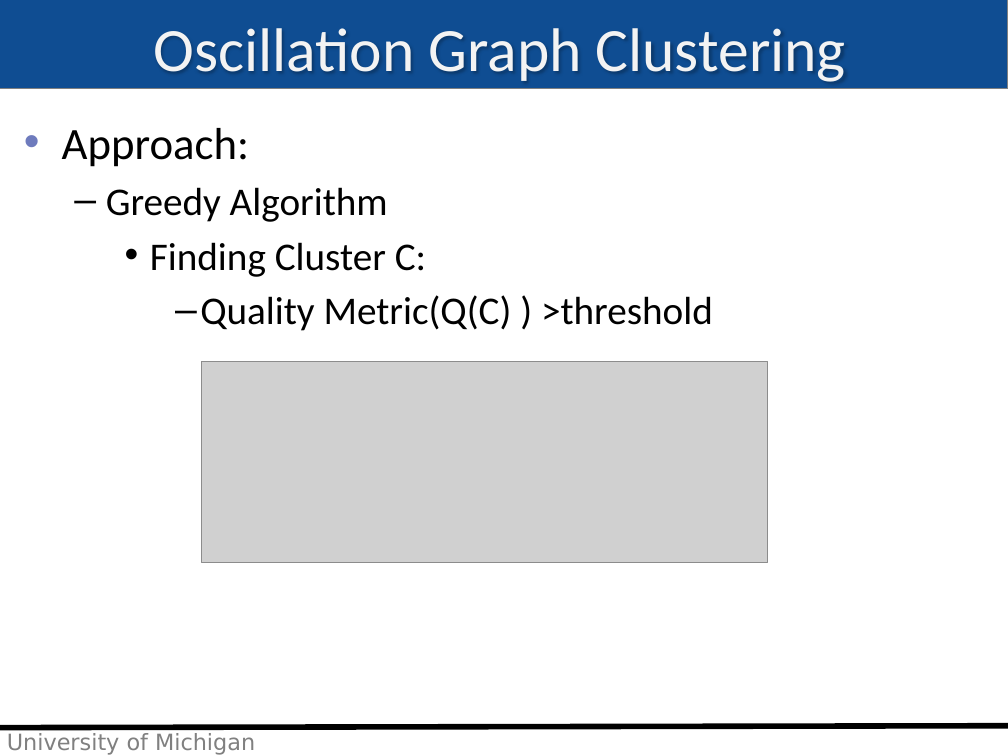
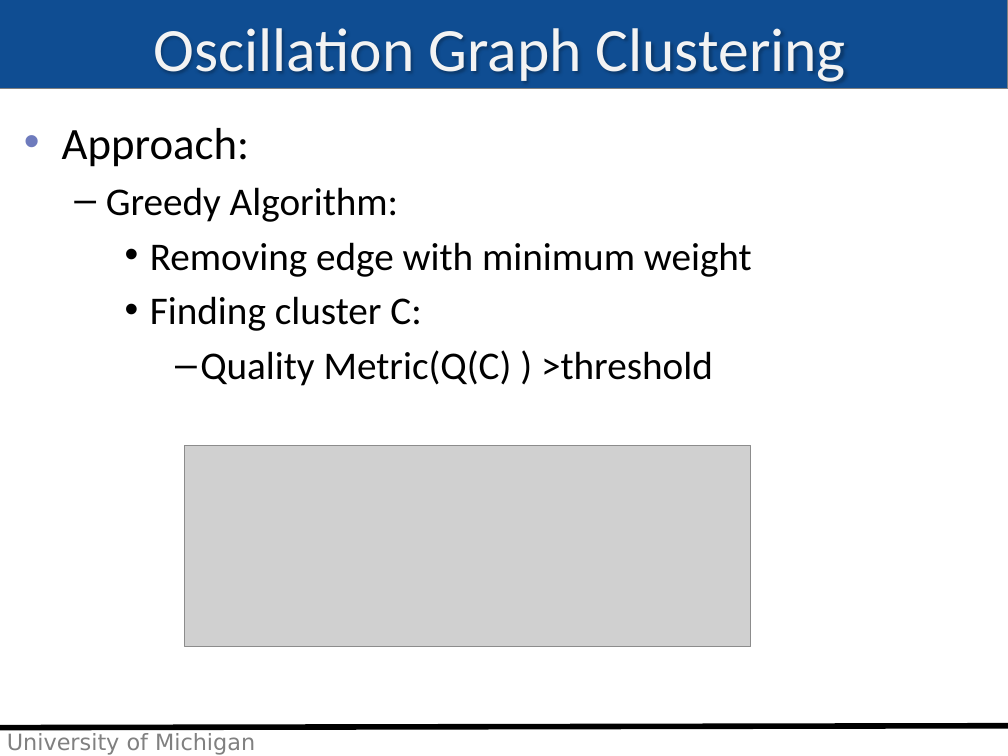
Before and after one commit to imehrdad2012/EECS589, a slide deck: slide 9 of Presentation/moradi_class19.pptx. Drawn at 1008x756 pixels with LibreOffice and Linux fonts; fonts in the diff are those of the drawing; grey boxes stand for pictures; background and template pictures are left out. Boxes give left, top, right and bottom in pixels: in the first picture for what was removed or moved away, otherwise in the second. Text is boxed around its words. In the diff, an @@ line names an element or a change of style, - is before the commit and + after.

```diff
--- a/Presentation/moradi_class19.pptx
+++ b/Presentation/moradi_class19.pptx
@@ text at bbox=[106, 187, 752, 331]: text changed @@
-  – Greedy Algorithm
-    • Finding Cluster C:
+  – Greedy Algorithm:
+    • Removing edge with minimum weight
+    • Finding cluster C:
@@ picture: place and size @@
-picture at bbox=[202, 361, 768, 562]
+picture at bbox=[184, 446, 751, 647]
```
Also in this commit, not shown: 5 other slides changed, 11 slides added.
